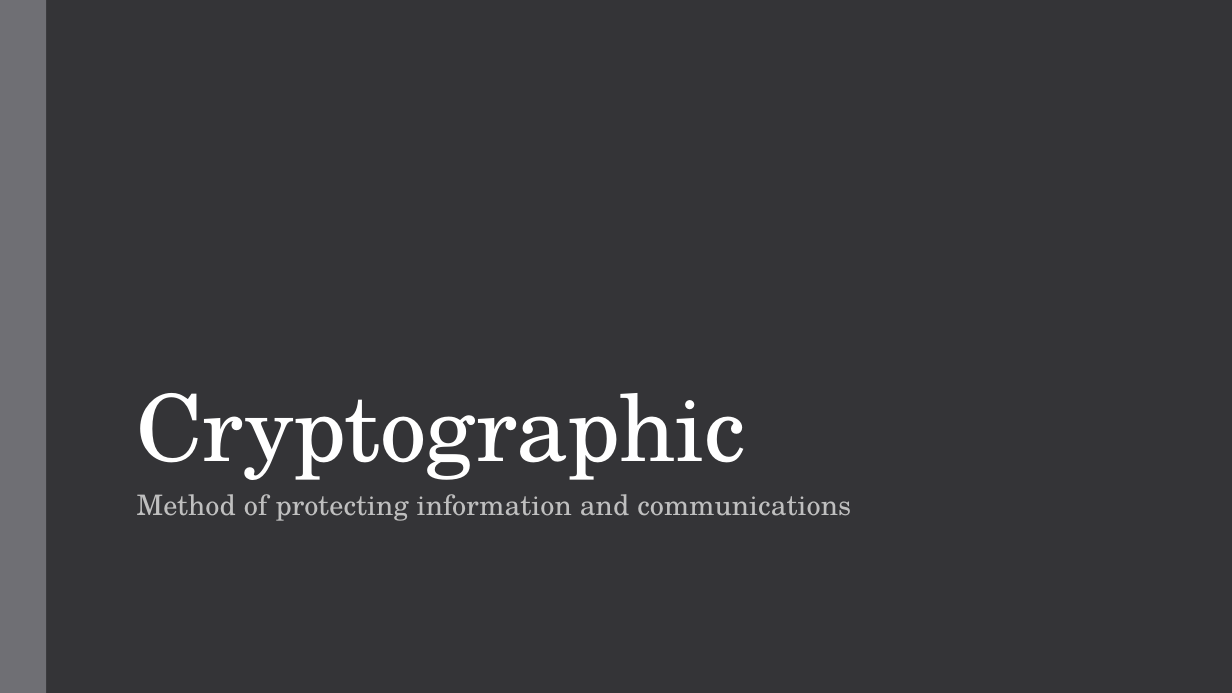
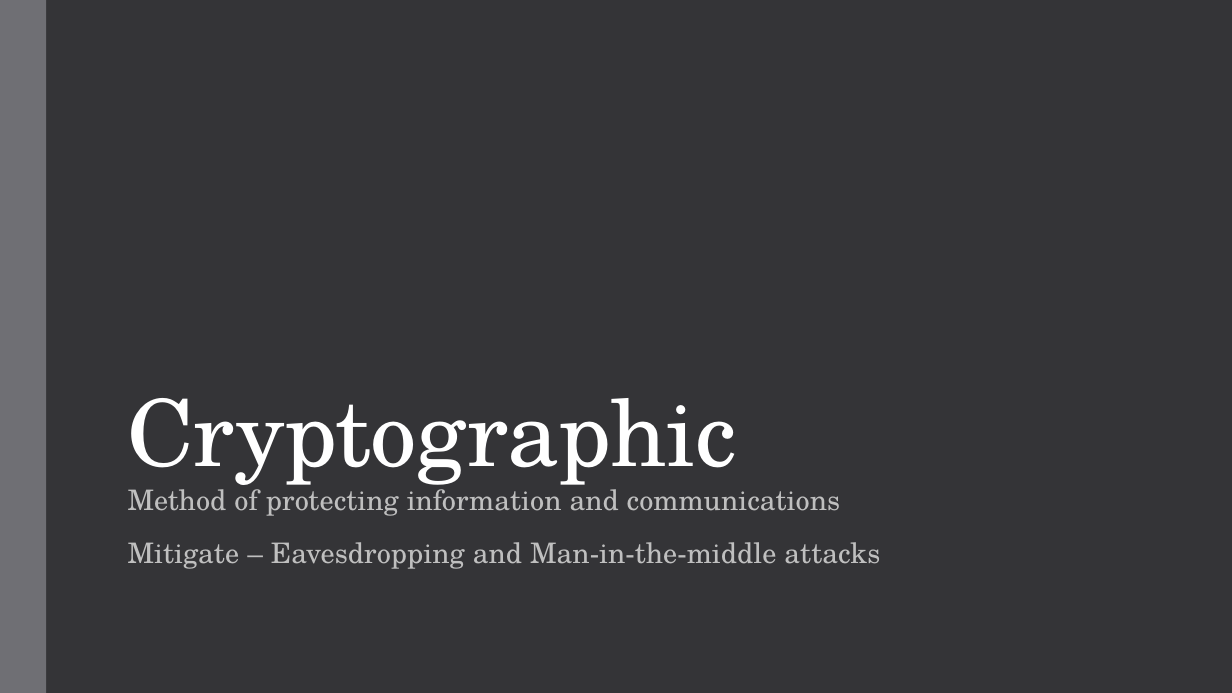
Before and after one commit to varadinov/DevSecOps, a slide deck: slide 6 of 03_networking_and_security/03_security.pptx. Drawn at 1232x693 pixels with LibreOffice and Linux fonts; fonts in the diff are those of the drawing. Boxes give left, top, right and bottom in pixels: in the first picture for what was removed or moved away, otherwise in the second. Text is boxed around its words. In the diff, an @@ line names an element or a change of style, - is before the commit and + after.

```diff
--- a/03_networking_and_security/03_security.pptx
+++ b/03_networking_and_security/03_security.pptx
@@ background #353537 to #343437 @@
@@ title "Cryptographic" rewrapped from [137, 393, 746, 480] to [128, 398, 737, 493] @@
@@ subtitle at [128, 542, 880, 569]: paragraph added @@
+Mitigate – Eavesdropping and Man-in-the-middle attacks
```
Also in this commit, not shown: 7 other slides changed, 4 slides added, 6 other files.
